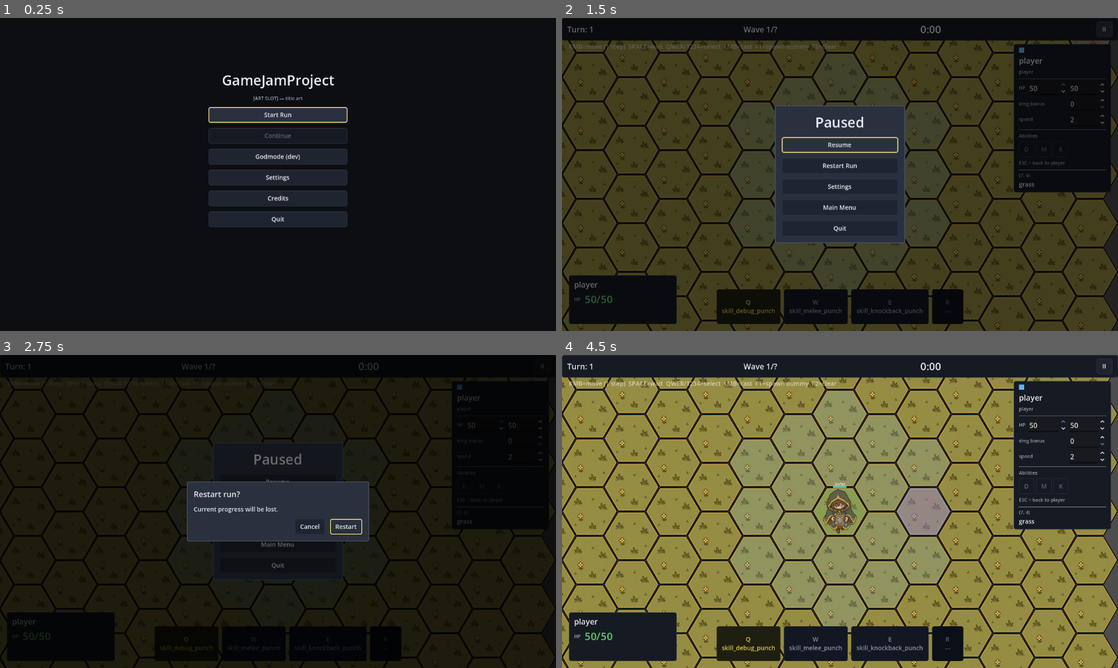
Above: before the commit, frames 1-4 (two rows, left to right).
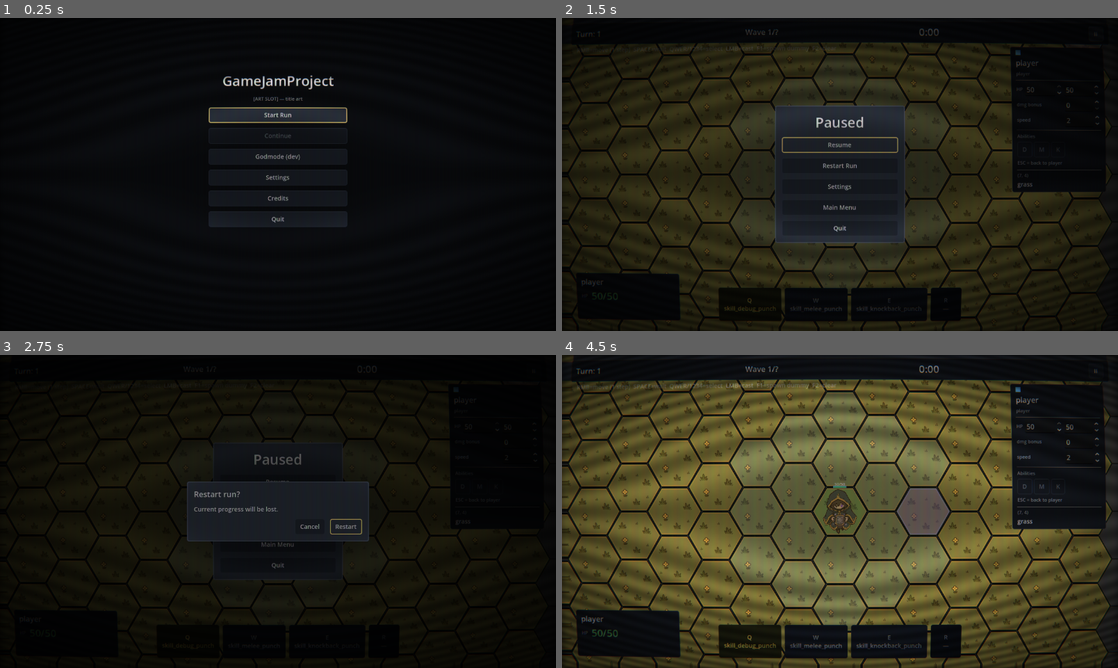
Above: after the commit, the same moments.

Repository: TortikP/GameJamProject
Game: Godot game, scene res://scenes/main_menu.tscn
The game is run twice, just before and just after one commit, with the same random seed, the same clock (stepped at 60 frames per second) and the same inputs.
Inputs:
- Up to frame 1 (0.25 s): no input
- Up to frame 2 (1.5 s): click "Start Run" at 0.5 s; click "II" at 1.25 s
- Up to frame 3 (2.75 s): click "Restart Run" at 2 s
- Up to frame 4 (4.5 s): click "Restart Run" at 2.75 s; click "Restart Run" at 3.5 s; click "Restart" at 4.25 s

The runs differ from the first frame. In frame 1, 1.1% of the frame differs, in the area x 37-63%, y 18-66%; in frame 2, 42%; in frame 3, 8.7%; in frame 4, 74%, in the area x 0-100%, y 0-100%.

Commit message:
feat(crt): add fullscreen CRT post-fx (010)
Top-level CanvasLayer (layer=128) autoload running a single canvas_item
shader: barrel curvature, scanlines, aperture mask, chromatic aberration,
warm tone grade, soft bloom, vignette, bezel mask. Optional 50Hz hum off
by default.

Toggle: F6 (also added to keybind_overlay).

No scene/render-pipeline refactor — uses hint_screen_texture and
mouse_filter=IGNORE so existing UI keeps working unchanged. loading_cover
(layer=200) intentionally stays above the CRT so transitions read clean.

All cosmetic params exported as shader uniforms — tweak in the inspector,
no recompile. Public API on autoload: enabled, toggle(), set_param(),
set_param_vec3() for future Settings-panel integration.

Specs: specs/010-crt-postfx/{spec,plan,tasks}.md

Diff:
--- a/project.godot
+++ b/project.godot
@@ -26,6 +26,7 @@
 TurnManager="*res://scripts/core/turn/turn_manager.gd"
 AbilityDatabase="*res://scripts/core/abilities/ability_database.gd"
 SkillDatabase="*res://scripts/core/skills/skill_database.gd"
+CrtPostFx="*res://scenes/presentation/crt_post_fx.tscn"
 
 [display]
 
--- /dev/null
+++ b/scenes/presentation/crt_post_fx.tscn
@@ -0,0 +1,19 @@
+[gd_scene load_steps=4 format=3 uid="uid://crt_post_fx_010"]
+
+[ext_resource type="Script" path="res://scripts/presentation/crt/crt_post_fx.gd" id="1_script"]
+[ext_resource type="Shader" path="res://scripts/presentation/crt/crt.gdshader" id="2_shader"]
+
+[sub_resource type="ShaderMaterial" id="ShaderMaterial_crt"]
+shader = ExtResource("2_shader")
+
+[node name="CrtPostFx" type="CanvasLayer"]
+layer = 128
+script = ExtResource("1_script")
+
+[node name="Screen" type="ColorRect" parent="."]
+material = SubResource("ShaderMaterial_crt")
+anchors_preset = 15
+anchor_right = 1.0
+anchor_bottom = 1.0
+mouse_filter = 2
+color = Color(0, 0, 0, 1)
--- /dev/null
+++ b/scripts/presentation/crt/crt.gdshader
@@ -0,0 +1,128 @@
+// CRT post-process shader for canvas_item.
+// Full-screen ColorRect reads hint_screen_texture, applies barrel curvature,
+// scanlines, aperture mask, chromatic aberration, warm tone grade, bloom, vignette
+// and bezel mask. Single pass.
+//
+// Tested target: Godot 4.6.2 with renderer=gl_compatibility.
+// All cosmetic knobs are uniforms — tweak in inspector, no recompile.
+
+shader_type canvas_item;
+render_mode unshaded, blend_mix;
+
+uniform sampler2D screen_tex : hint_screen_texture, filter_linear, repeat_disable;
+
+// --- Geometry ---------------------------------------------------------------
+uniform float curvature : hint_range(0.0, 0.5) = 0.08;
+uniform float bezel_softness : hint_range(0.0, 0.2) = 0.04;
+
+// --- Scanlines --------------------------------------------------------------
+uniform float scanline_strength : hint_range(0.0, 1.0) = 0.35;
+// Number of scanlines across the full screen height. Pinned to game viewport
+// height (720) so density stays consistent regardless of window size.
+uniform float scanline_count = 720.0;
+
+// --- Aperture mask (RGB triplets) -------------------------------------------
+uniform float aperture_strength : hint_range(0.0, 1.0) = 0.20;
+
+// --- Chromatic aberration ---------------------------------------------------
+// Pixel offset between R and B channels. Strongest at edges, zero at center.
+uniform float chroma_strength : hint_range(0.0, 6.0) = 1.4;
+
+// --- Warm tone grade --------------------------------------------------------
+uniform float warm_strength : hint_range(0.0, 1.0) = 0.18;
+uniform vec3  warm_tint : source_color = vec3(1.10, 1.00, 0.84);
+
+// --- Bloom-ish glow ---------------------------------------------------------
+uniform float bloom_strength : hint_range(0.0, 1.0) = 0.32;
+uniform float bloom_threshold : hint_range(0.0, 1.0) = 0.55;
+
+// --- Vignette ---------------------------------------------------------------
+uniform float vignette_strength : hint_range(0.0, 2.0) = 0.6;
+
+// --- Optional 50 Hz hum (off by default) ------------------------------------
+uniform float hum_strength : hint_range(0.0, 0.2) = 0.0;
+uniform float hum_speed = 0.6;
+
+const float TWO_PI = 6.28318530718;
+
+// Curve UV around the screen center to fake a CRT bulge.
+vec2 barrel(vec2 uv) {
+	vec2 c = uv - 0.5;
+	float r2 = dot(c, c);
+	c *= 1.0 + r2 * curvature;
+	return c + 0.5;
+}
+
+// 0 inside the curved screen region, → 1 in the bezel area.
+float bezel_mask(vec2 cuv) {
+	vec2 d = max(vec2(0.0) - cuv, cuv - vec2(1.0));
+	float outside = max(d.x, d.y);
+	return smoothstep(0.0, bezel_softness, outside);
+}
+
+void fragment() {
+	vec2 uv = SCREEN_UV;
+	vec2 cuv = barrel(uv);
+
+	// Outside the curved frame → solid black bezel with soft edge.
+	float bz = bezel_mask(cuv);
+
+	// Center-aware chromatic aberration: shift R and B by ±chroma_strength px,
+	// scaled by distance from center so the edges fringe more than the middle.
+	vec2 from_center = cuv - 0.5;
+	vec2 chroma_dir = from_center * length(from_center) * 2.0;
+	vec2 chroma_offset = chroma_dir * chroma_strength * SCREEN_PIXEL_SIZE;
+
+	float r = texture(screen_tex, cuv + chroma_offset).r;
+	float g = texture(screen_tex, cuv).g;
+	float b = texture(screen_tex, cuv - chroma_offset).b;
+	vec3 col = vec3(r, g, b);
+
+	// Cheap bloom: 4 neighbour samples 2 px away, average their bright part,
+	// add it on top. Not gaussian — but readable on jam-pace pixel art.
+	vec2 px = SCREEN_PIXEL_SIZE * 2.0;
+	vec3 n  = texture(screen_tex, cuv + vec2( 0.0,  px.y)).rgb;
+	vec3 s  = texture(screen_tex, cuv + vec2( 0.0, -px.y)).rgb;
+	vec3 e  = texture(screen_tex, cuv + vec2( px.x, 0.0)).rgb;
+	vec3 w  = texture(screen_tex, cuv + vec2(-px.x, 0.0)).rgb;
+	vec3 blur = (n + s + e + w) * 0.25;
+	vec3 bright = max(blur - vec3(bloom_threshold), vec3(0.0));
+	col += bright * bloom_strength;
+
+	// Scanline modulation along the curved Y. Uses cos so peaks/valleys are
+	// stable across the screen.
+	float scan = 0.5 + 0.5 * cos(cuv.y * scanline_count * TWO_PI);
+	col *= mix(1.0 - scanline_strength, 1.0, scan);
+
+	// Aperture mask: per-physical-pixel RGB triplets. mod(FRAGCOORD.x, 3).
+	float fx = mod(FRAGCOORD.x, 3.0);
+	float dim = 1.0 - aperture_strength;
+	vec3 mask;
+	if (fx < 1.0) {
+		mask = vec3(1.0, dim, dim);
+	} else if (fx < 2.0) {
+		mask = vec3(dim, 1.0, dim);
+	} else {
+		mask = vec3(dim, dim, 1.0);
+	}
+	col *= mask;
+
+	// Warm grade: nudge toward amber, slightly lift gamma for warm shadows.
+	col = mix(col, col * warm_tint, warm_strength);
+	col = pow(max(col, vec3(0.0)), vec3(0.96));
+
+	// Vignette: soft radial darkening from the curved center.
+	float vig = 1.0 - vignette_strength * smoothstep(0.5, 1.4, length(from_center) * 2.0);
+	col *= vig;
+
+	// Optional 50 Hz hum — slow vertical brightness roll. Off by default.
+	if (hum_strength > 0.0) {
+		float hum = sin((cuv.y + TIME * hum_speed) * TWO_PI) * hum_strength;
+		col *= 1.0 - hum;
+	}
+
+	// Apply bezel: fade to black outside the curved region.
+	col *= 1.0 - bz;
+
+	COLOR = vec4(col, 1.0);
+}
--- /dev/null
+++ b/scripts/presentation/crt/crt_post_fx.gd
@@ -0,0 +1,84 @@
+extends CanvasLayer
+## CrtPostFx — fullscreen CRT post-process autoload.
+##
+## Single CanvasLayer (layer = 128) sitting above every game CanvasLayer with
+## one fullscreen ColorRect that runs `crt.gdshader`. Toggle on/off with F6
+## or via `CrtPostFx.enabled = ...` from anywhere.
+##
+## NO class_name — autoload singleton is accessed as `CrtPostFx` (project.godot).
+## Adding `class_name` here would shadow the autoload name. Same pattern as
+## EventBus, GameSpeed.
+
+const GameLogger = preload("res://scripts/infrastructure/game_logger.gd")
+
+@onready var _screen: ColorRect = $Screen
+
+
+func _ready() -> void:
+	# Process input even when game is paused (pause menu still wants CRT toggle).
+	process_mode = Node.PROCESS_MODE_ALWAYS
+	GameLogger.info("CrtPostFx", "ready (enabled=%s, layer=%d)" % [str(visible), layer])
+
+
+func _unhandled_input(event: InputEvent) -> void:
+	# Same pattern as game_speed.gd:48 — no echo, no held repeats.
+	if event is InputEventKey and event.pressed and not event.echo and event.keycode == KEY_F6:
+		toggle()
+		get_viewport().set_input_as_handled()
+
+
+# --- Public API -------------------------------------------------------------
+
+## Toggle CRT effect on/off. Bound to F6.
+func toggle() -> void:
+	enabled = not enabled
+
+
+## CanvasLayer.visible drives whether the ColorRect renders at all.
+## Setting `enabled = false` is zero-cost — the shader doesn't run.
+var enabled: bool = true:
+	set(value):
+		enabled = value
+		visible = value
+		GameLogger.info("CrtPostFx", "toggled %s" % ("ON" if value else "OFF"))
+
+
+## Adjust a single shader uniform at runtime.
+##
+## Use case: settings panel slider for "CRT intensity" calls
+## `set_param(&"vignette_strength", 0.4)` etc.
+##
+## Silently ignores unknown uniforms (logged at WARN). Caller passes raw float;
+## for vec3 uniforms use `set_param_vec3` instead.
+func set_param(uniform_name: StringName, value: float) -> void:
+	if _screen == null or _screen.material == null:
+		return
+	var mat: ShaderMaterial = _screen.material
+	if mat.shader == null:
+		return
+	if not _shader_has_param(mat, uniform_name):
+		GameLogger.warn("CrtPostFx", "unknown shader uniform: %s" % str(uniform_name))
+		return
+	mat.set_shader_parameter(uniform_name, value)
+
+
+## Same as set_param but for vec3 uniforms (e.g. warm_tint).
+func set_param_vec3(uniform_name: StringName, value: Vector3) -> void:
+	if _screen == null or _screen.material == null:
+		return
+	var mat: ShaderMaterial = _screen.material
+	if mat.shader == null:
+		return
+	mat.set_shader_parameter(uniform_name, value)
+
+
+# --- Internal ---------------------------------------------------------------
+
+func _shader_has_param(mat: ShaderMaterial, uniform_name: StringName) -> bool:
+	# Walk the shader's uniform list. Slow but only called on miss path.
+	var target := String(uniform_name)
+	for u in mat.shader.get_shader_uniform_list():
+		var name_v: Variant = u.get("name", "")
+		if String(name_v) == target:
+			return true
+	return false
--- a/scripts/presentation/keybind_overlay.gd
+++ b/scripts/presentation/keybind_overlay.gd
@@ -20,6 +20,7 @@
 	["F1",          "Spawn dummy (godmode)"],
 	["F2",          "Clear actors (godmode)"],
 	["F5",          "Reload speed config"],
+	["F6",          "Toggle CRT effect"],
 ]
 
 @onready var _panel: PanelContainer = $Center/Panel
Not shown, added: specs/010-crt-postfx/plan.md
Not shown, added: specs/010-crt-postfx/spec.md
Not shown, added: specs/010-crt-postfx/tasks.md
